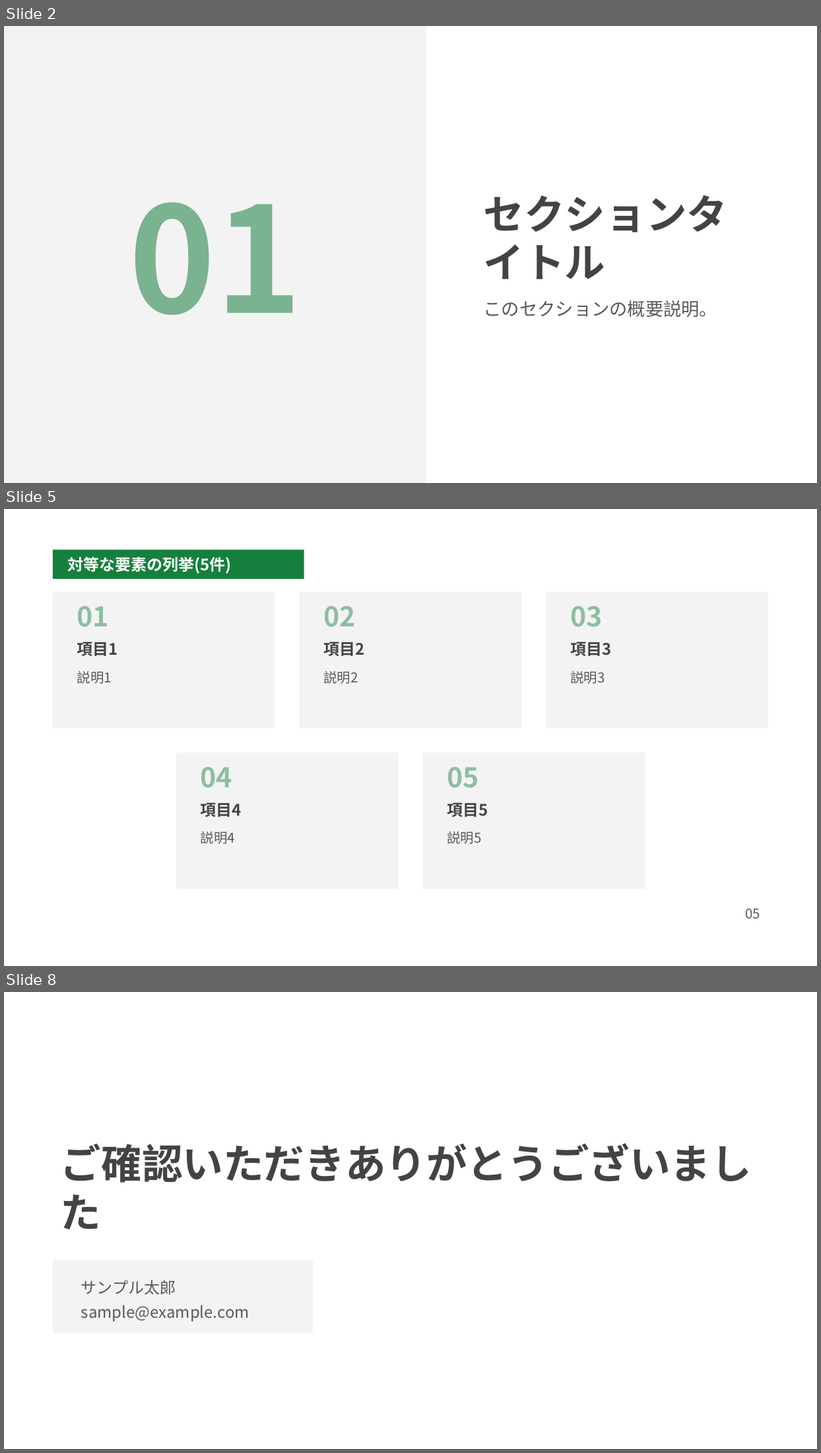
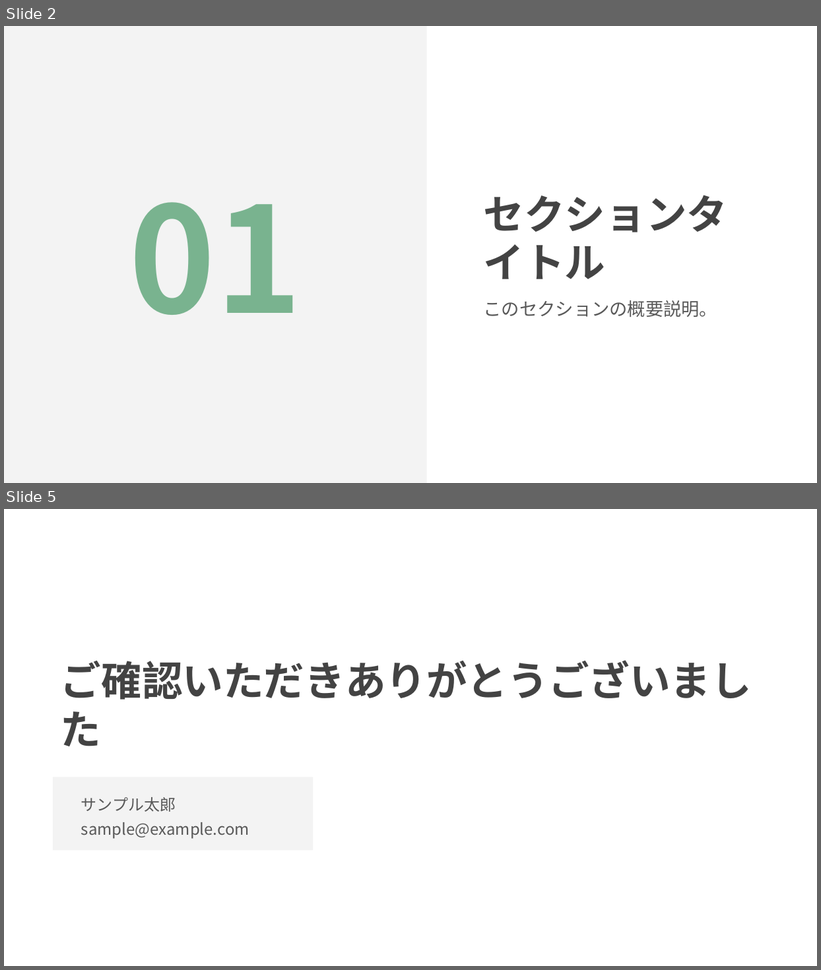
Before and after one commit to penta-air/pptx-origin, a slide deck: design-system/default/preview.pptx. Shown one above the other, each under a label of ours: slides 2, 5 and 8 before the commit, slides 2 and 5 after it; the slides between them are not shown. The pictures are 821x1453 and 821x970 pixels, drawn with LibreOffice and Linux fonts; fonts in the diff are those of the drawing. Boxes give left, top, right and bottom in pixels: in the first picture for what was removed or moved away, otherwise in the second. Text is boxed around its words. In the diff, an @@ line names an element or a change of style, - is before the commit and + after.

```diff
--- a/design-system/default/preview.pptx
+++ b/design-system/default/preview.pptx
@@ slide 5 removed at bbox=[4, 509, 817, 966], background #FFFFFF @@
@@ rectangle removed at bbox=[53, 550, 304, 579] @@
@@ text removed at bbox=[67, 557, 231, 574] @@
-対等な要素の列挙(5件)
@@ rectangle removed at bbox=[53, 592, 275, 729] @@
@@ text removed at bbox=[77, 606, 109, 627] @@
-01
@@ rectangle removed at bbox=[299, 592, 521, 729] @@
@@ text removed at bbox=[323, 606, 355, 627] @@
-02
@@ rectangle removed at bbox=[547, 592, 768, 729] @@
@@ text removed at bbox=[570, 606, 602, 627] @@
-03
@@ text removed at bbox=[77, 642, 118, 656] @@
-項目1
@@ text removed at bbox=[323, 642, 364, 656] @@
-項目2
@@ text removed at bbox=[570, 642, 611, 656] @@
-項目3
@@ text removed at bbox=[77, 671, 112, 684] @@
-説明1
@@ text removed at bbox=[323, 671, 358, 684] @@
-説明2
@@ text removed at bbox=[570, 671, 605, 684] @@
-説明3
@@ rectangle removed at bbox=[176, 753, 399, 890] @@
@@ rectangle removed at bbox=[422, 753, 645, 890] @@
@@ text removed at bbox=[201, 767, 232, 788] @@
-04
@@ text removed at bbox=[447, 767, 479, 788] @@
-05
@@ text removed at bbox=[201, 803, 242, 817] @@
-項目4
@@ text removed at bbox=[447, 803, 488, 817] @@
-項目5
@@ text removed at bbox=[201, 832, 235, 844] @@
-説明4
@@ text removed at bbox=[447, 832, 481, 844] @@
-説明5
@@ text removed at bbox=[745, 909, 760, 919] @@
-05
@@ what was slide 8 is now slide 5 @@
```
Also in this commit, not shown: 2 slides changed, 2 other slides removed, 13 other files.
